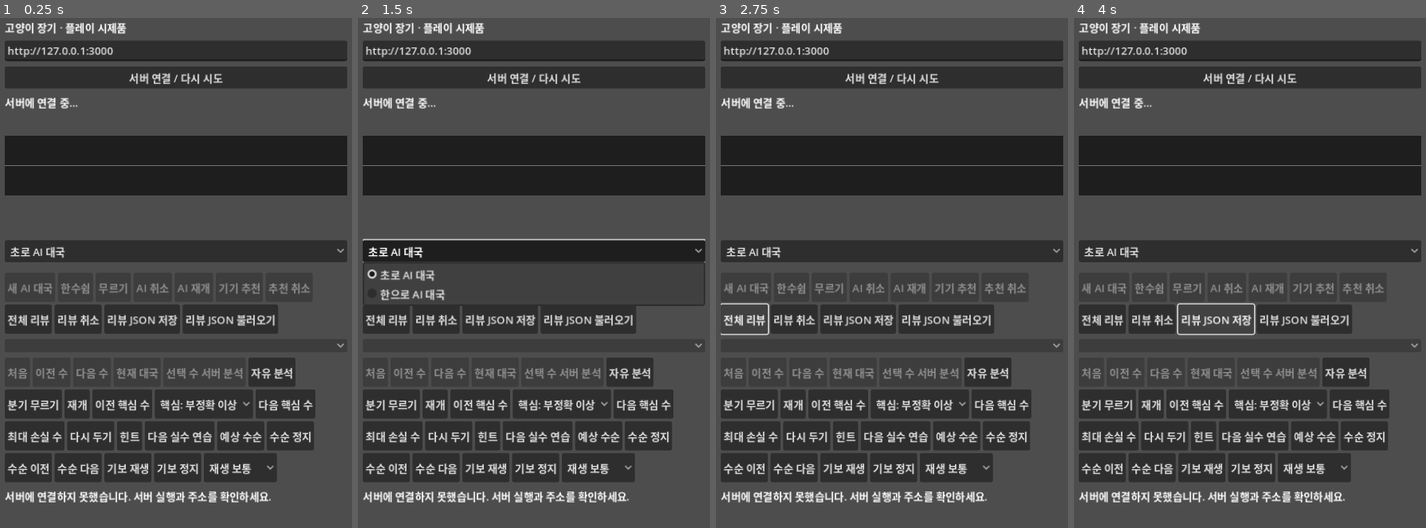
Above: before the commit, frames 1-4 (left to right).
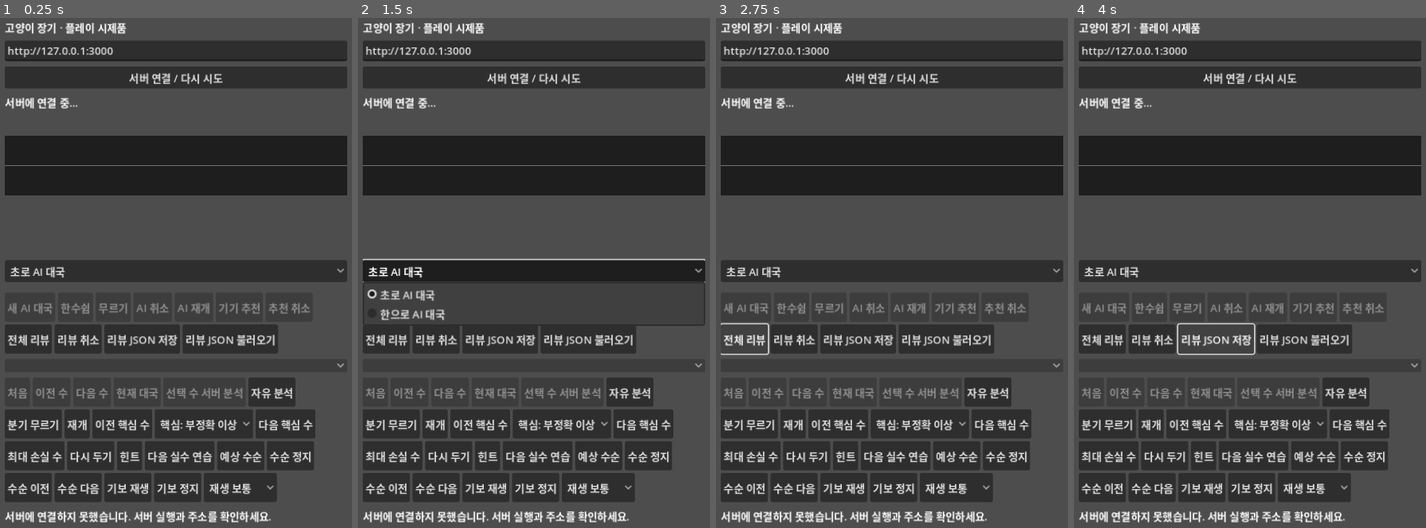
Above: after the commit, the same moments.

Repository: YU-Kangg/janggiAI
Game: Godot game, scene res://main.tscn
Two runs of this game, one before a commit and one after it. Both use one fixed random seed, a clock stepped at 60 frames per second and the inputs below.
Inputs:
- Up to frame 1 (0.25 s): no input
- Up to frame 2 (1.5 s): click "서버 연결 / 다시 시도" at 0.5 s; click "초로 AI 대국" at 1.25 s
- Up to frame 3 (2.75 s): click "전체 리뷰" at 2 s
- Up to frame 4 (4 s): click "리뷰 취소" at 2.75 s; click "리뷰 JSON 저장" at 3.5 s

The runs differ from the first frame. In frame 1, 20% of the frame differs, in the area x 1-99%, y 43-99%; in frame 2, 21%; in frame 3, 20%; in frame 4, 20%.

Commit message:
feat(review): 실험적 분석 기준 안내 추가

Diff:
--- a/godot/main.gd
+++ b/godot/main.gd
@@ -12,6 +12,7 @@
 var message := Label.new()
 var score_panel := Label.new()
 var review_summary := Label.new()
+var review_method_notice := Label.new()
 var key_move_status := Label.new()
 var grid := GridContainer.new()
 var side := OptionButton.new()
@@ -114,6 +115,8 @@
 	column.add_child(evaluation_graph)
 	review_summary.autowrap_mode = TextServer.AUTOWRAP_WORD_SMART
 	column.add_child(review_summary)
+	review_method_notice.autowrap_mode = TextServer.AUTOWRAP_WORD_SMART
+	column.add_child(review_method_notice)
 	column.add_child(key_move_status)
 	side.add_item("초로 AI 대국")
 	side.add_item("한으로 AI 대국")
@@ -674,6 +677,12 @@
 			text += "\n%s %d수 · 핵심 %d수 · 평균 손실 %dcp" % ["초" if side_key == "cho" else "한", int(side_summary.get("total", 0)), int(side_summary.get("keyMoves", 0)), int(side_summary.averageLossCp)]
 	return text
 
+func format_review_method_notice() -> String:
+	if full_review.get("status", "") != "complete" or full_review.get("results", []).is_empty():
+		return ""
+	var budget := int(full_review.results[0].get("budgetMs", 0))
+	return "실험적 수 등급 · 서버 엔진 %dms 기준 · 장기 기보 보정 전" % budget
+
 func next_key_ply(after_ply: int) -> int:
 	if full_review.get("status", "") != "complete":
 		return -1
@@ -1149,6 +1158,7 @@
 		if detail != "":
 			review_status_parts.append(detail)
 	key_move_status.text = " · ".join(review_status_parts)
+	review_method_notice.text = format_review_method_notice()
 	review_buttons[0].disabled = pending or self.state.moves.is_empty()
 	review_buttons[1].disabled = pending or view_ply() == 0
 	review_buttons[2].disabled = pending or review.is_empty() or view_ply() >= self.state.moves.size()
--- a/godot/smoke.gd
+++ b/godot/smoke.gd
@@ -74,6 +74,7 @@
 	check(app.full_review.jobId == exported_job and app.evaluation_graph.values.size() == 3 and app.review_summary.text.contains("리뷰 요약") and app.message.text.contains("자동 복원"), "review JSON automatic restore")
 	DirAccess.remove_absolute(ProjectSettings.globalize_path(app.review_export_path))
 	check(app.review_summary.text.contains("리뷰 요약") and app.review_summary.text.contains("최선") and app.review_summary.text.contains("초 1수") and app.review_summary.text.contains("한 1수"), "classification and side summary display")
+	check(app.review_method_notice.text.contains("실험적 수 등급") and app.review_method_notice.text.contains("ms 기준") and app.review_method_notice.text.contains("보정 전"), "experimental review method notice")
 	check(app.history.get_item_text(1).contains("[최선]"), "history move classification label")
 	check(app.history.get_item_text(1).contains("cp"), "history move evaluation loss")
 	var completed_review_job: int = app.full_review.jobId
Not shown, changed: PROGRESS.md
